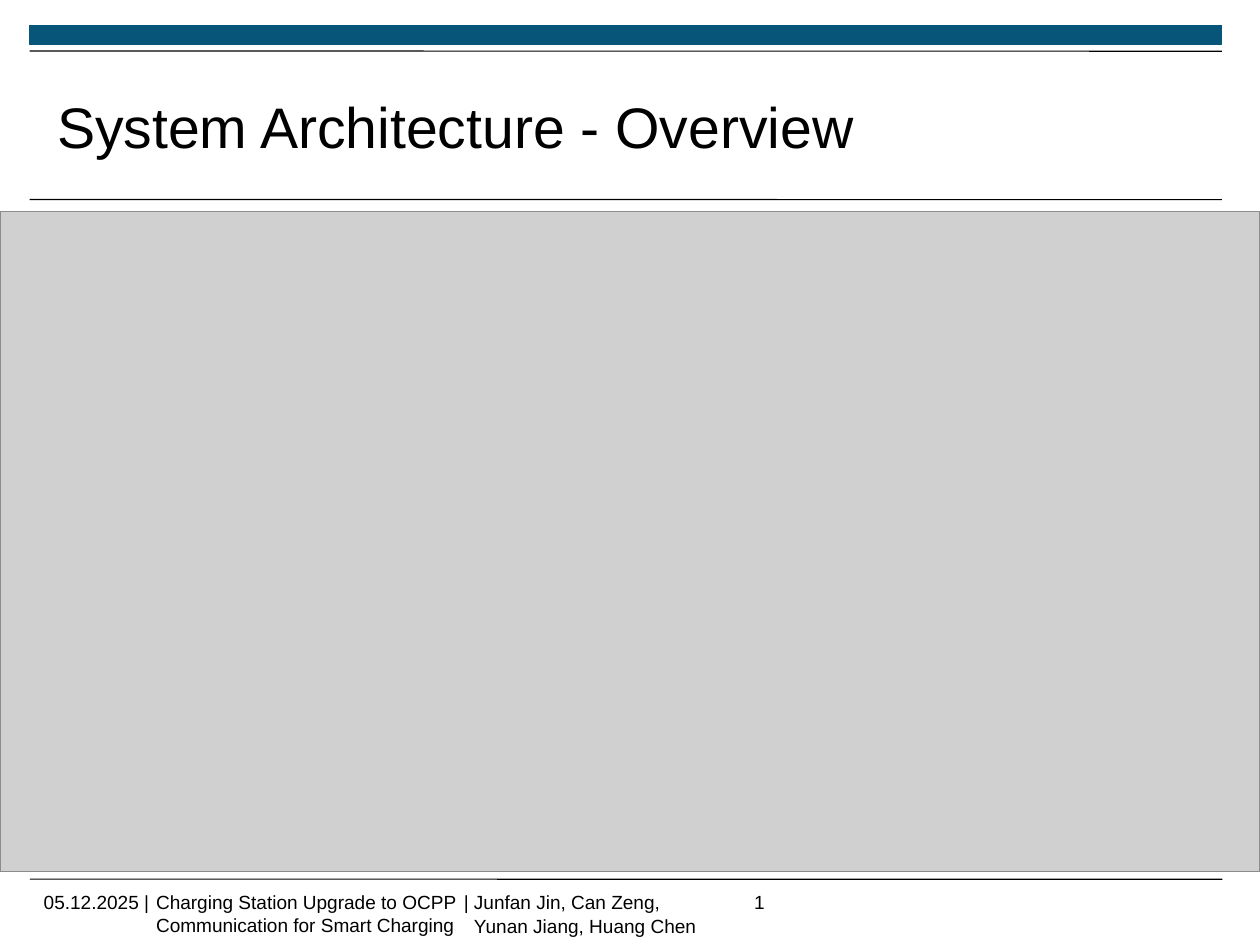
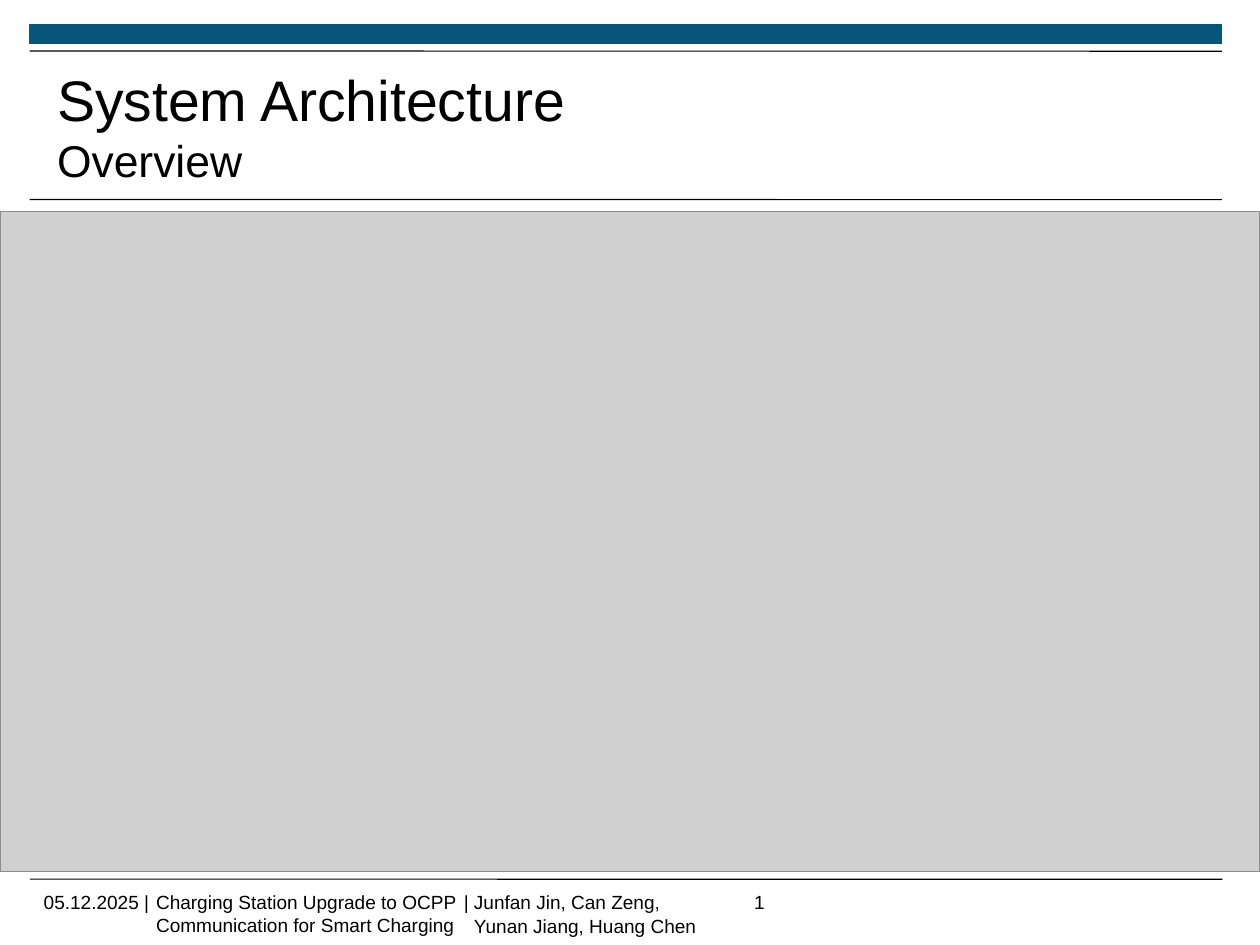
Before and after one commit to Jf-JIN/ADP_Ladesaeule_OCPP, a slide deck: slide 1 of ppt/Jin_Junfan.pptx. Drawn at 1260x945 pixels with LibreOffice and Linux fonts; fonts in the diff are those of the drawing; grey boxes stand for pictures; background and template pictures are left out. Boxes give left, top, right and bottom in pixels: in the first picture for what was removed or moved away, otherwise in the second. Text is boxed around its words. In the diff, an @@ line names an element or a change of style, - is before the commit and + after.

```diff
--- a/ppt/Jin_Junfan.pptx
+++ b/ppt/Jin_Junfan.pptx
@@ title at (x1=57, y1=79, x2=565, y2=178): text changed @@
-System Architecture - Overview
+System Architecture
+Overview
```
Also in this commit, not shown: 8 other slides changed, 3 slides added.
